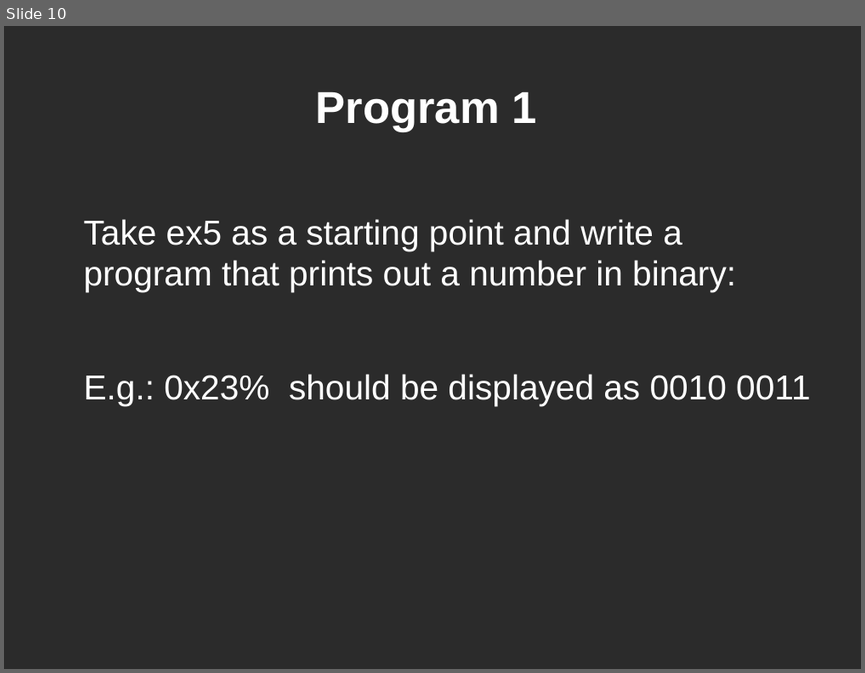
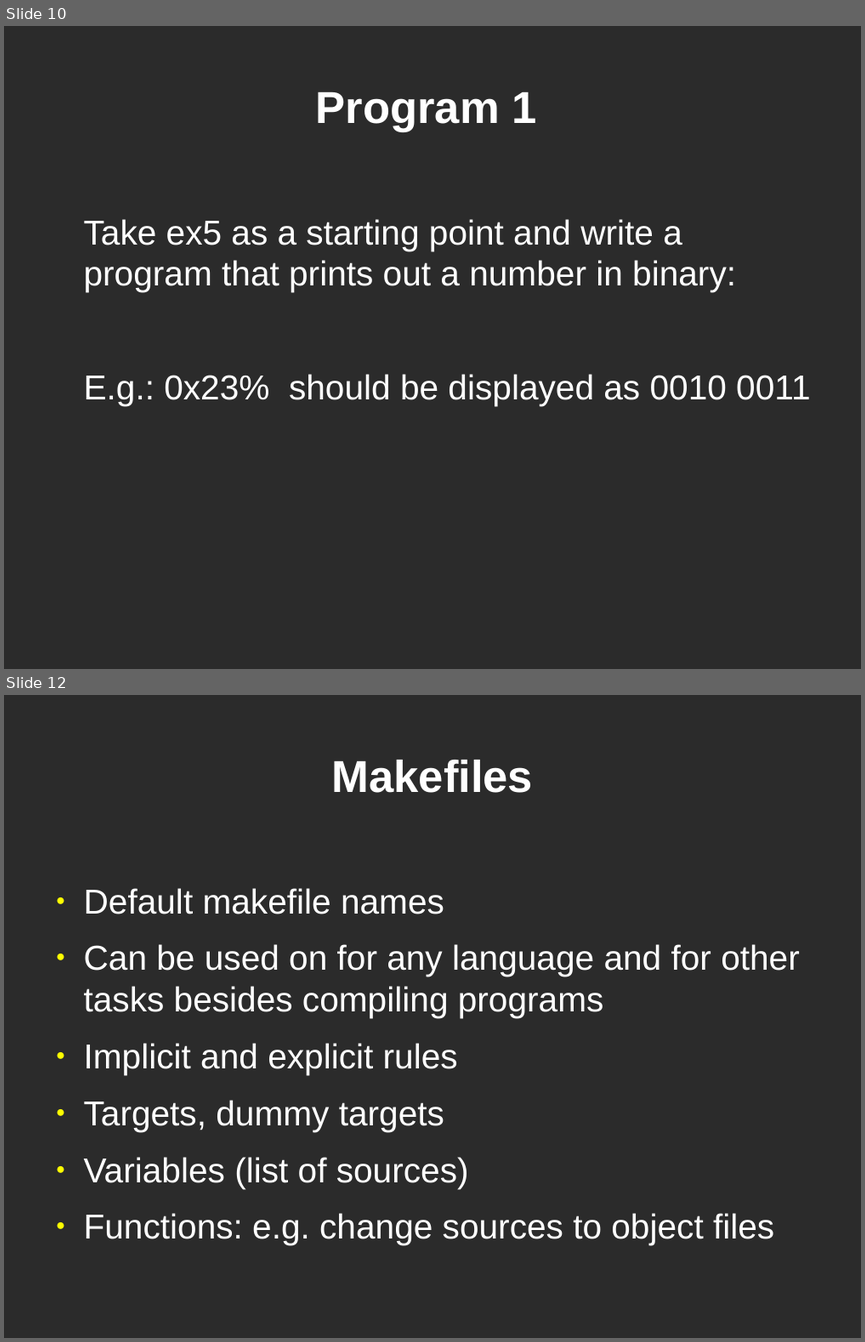
Before and after one commit to dklamet/class, a slide deck: docs/class2.odp. Shown one above the other, each under a label of ours: slide 10 before the commit, slides 10 and 12 after it; the slides between them are not shown. The pictures are 865x673 and 865x1342 pixels, drawn with LibreOffice and Linux fonts; fonts in the diff are those of the drawing; background and template pictures are left out; a plain dark background stands for a picture behind light text. Boxes give left, top, right and bottom in pixels: in the first picture for what was removed or moved away, otherwise in the second. Text is boxed around its words. In the diff, an @@ line names an element or a change of style, - is before the commit and + after.

```diff
--- a/docs/class2.odp
+++ b/docs/class2.odp
@@ slide 12 added at (4, 695, 861, 1338), background picture (left out) @@
@@ title added at (332, 760, 534, 793), 41.4 pt, text #FFFFFF, bold @@
+Makefiles
@@ text added at (84, 888, 800, 1245), 32 pt, text #FFFFFF @@
+● Default makefile names
+● Can be used on for any language and for other tasks besides compiling programs
+● Implicit and explicit rules
+● Targets, dummy targets
+● Variables (list of sources)
+● Functions: e.g. change sources to object files
```
Also in this commit, not shown: 2 slides changed, 2 other slides added, 6 other files.
